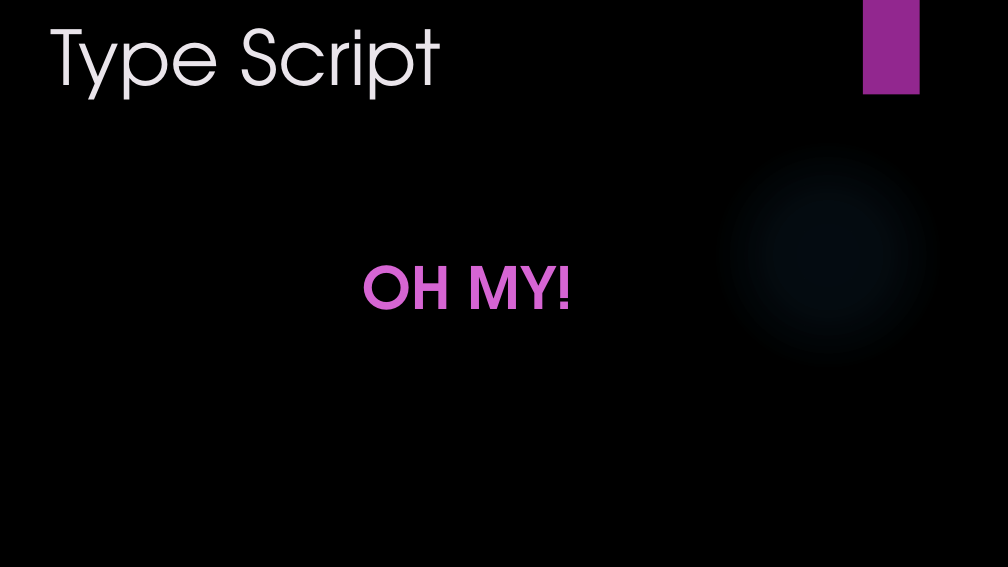
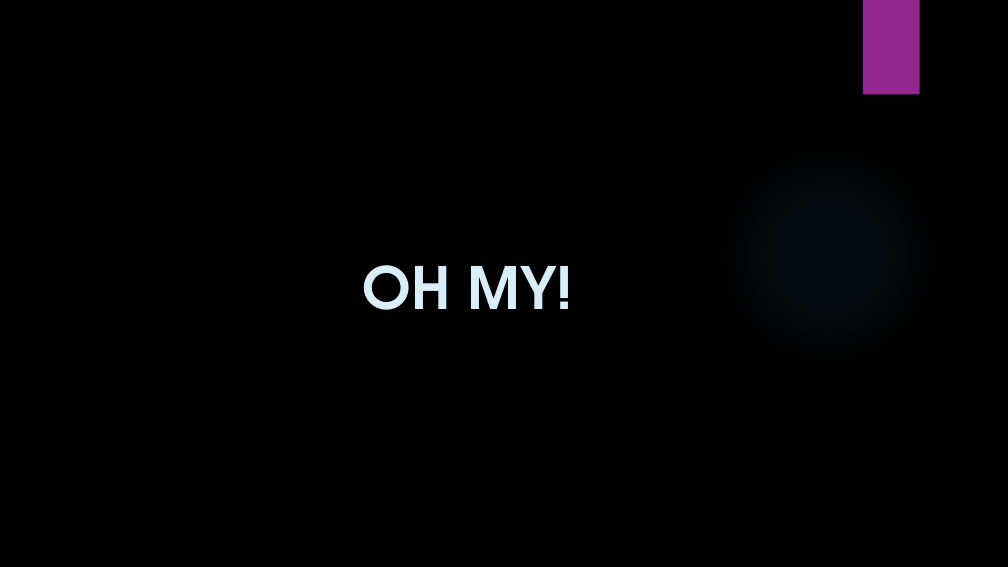
Before and after one commit to VladimirMakarevich/presentations, a slide deck: slide 2 of typescript/typescript.pptx. Drawn at 1008x567 pixels with LibreOffice and Linux fonts; fonts in the diff are those of the drawing; background and template pictures are left out. Boxes give left, top, right and bottom in pixels: in the first picture for what was removed or moved away, otherwise in the second. Text is boxed around its words. In the diff, an @@ line names an element or a change of style, - is before the commit and + after.

```diff
--- a/typescript/typescript.pptx
+++ b/typescript/typescript.pptx
@@ title removed at (x1=50, y1=28, x2=441, y2=100) @@
-Type Script
@@ subtitle "OH MY!" at (x1=363, y1=265, x2=573, y2=310): text colour #D665D3 to #DAEDFB @@
```
Also in this commit, not shown: 1 slide added, 2 other files.
